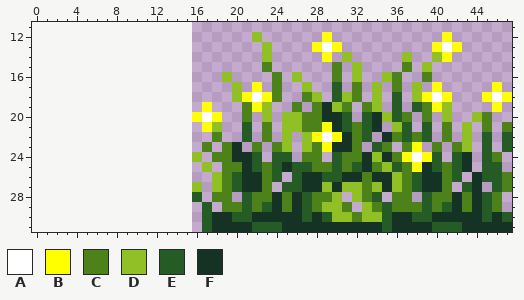
Two versions of one pixel-art file, Assets/Sprites/pixel-art-stuff/obstacle-brush-2.aseprite. The picture above is the old version.
32x32 pixels, 1 frame. Shown: x 0..47, y 11..31. The old version is drawn lined up with the new one, on the new canvas.
Palette (. is transparent): A #ffffff  B #ffff00  C #4d811a  D #91bf26  E #255b25  F #153324
Pixels before, first column x 16:
12 ......D......B...........B......
13 .......D....BAB.........BAB.....
14 .......D.....B.D.....D..DB......
15 .......C......C.D....C.D........
16 ...D....C.D...C.D..DC..C........
17 ....D.B.C..D..E.C.D.C.D.B.....B.
18 ....DBABC..CD.EDC.D.E.DBAB...BAB
19 .B...CBD..C.CFDC.CD.E.ECBD....B.
20 BAB..C.D.DDCCFFE.EFDEC.C.D..DC..
21 .BD..E.C.DDCCBFECEF.DE.E.C.D.C.C
22 ..C..E.C.D.DBABFCE.FCECE.C.D.E.E
23 .C.CF.C.CD.DCBFFC.EC.CB.C.CD.E.E
24 D.CCFFE.EE.CC.ECCFDFCBABE.EF.EC.
25 .D.CCFECEFEECCECEFCDECBFECEF.EE.
26 ..DCEFFCE.EFFEEFFCFFDCEFFCE.FEEC
27 D.DCEFFC.EEFFDFDDCDFDCEFFC.EF.EC
28 E.CC.ECCFCFECCD.DCE.CC.ECCFCFEC.
29 .E.CCECEFCFECDDC.DCECCCECEFCFEC.
30 .EFFEEFFFFFEFEDDCDDEFFEEFFFFFEFE
31 .EFFFFEEEFFFFFFFFFFEFFFFEEEFFFFF
Once edited:
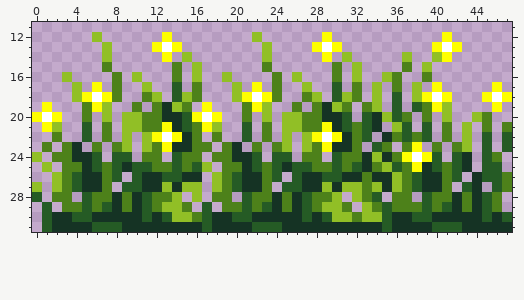
The exact change:
canvas 32x32 -> 48x32, the old top-left corner now at 16,0
y 12: x 6 . -> D; x 13 . -> B
y 13: x 7 . -> D; x 12..14 ... -> BAB
y 14: x 7 . -> D; x 13 . -> B; x 15 . -> D
y 15: x 7 . -> C; x 14 . -> C; x 16 . -> D
y 16: x 3 . -> D; x 8 . -> C; x 10 . -> D; x 14 . -> C; x 16 . -> D
y 17: x 4 . -> D; x 6 . -> B; x 8 . -> C; x 11 . -> D; x 14 . -> E; x 16 . -> C
y 18: x 4..8 ..... -> DBABC; x 11..12 .. -> CD; x 14..16 ... -> EDC
y 19: x 1 . -> B; x 5..7 ... -> CBD; x 10 . -> C; x 12..15 .... -> CFDC
y 20: x 0..2 ... -> BAB; x 5 . -> C; x 7 . -> D; x 9..15 ....... -> DDCCFFE
y 21: x 1..2 .. -> BD; x 5 . -> E; x 7 . -> C; x 9..16 ........ -> DDCCBFEC
y 22: x 2 . -> C; x 5 . -> E; x 7 . -> C; x 9 . -> D; x 11..16 ...... -> DBABFC
y 23: x 1 . -> C; x 3..4 .. -> CF; x 6 . -> C; x 8..9 .. -> CD; x 11..16 ...... -> DCBFFC
y 24: x 0 . -> D; x 2..6 ..... -> CCFFE; x 8..9 .. -> EE; x 11..12 .. -> CC; x 14..16 ..D -> ECC
y 25: x 1 . -> D; x 3..16 .............. -> CCFECEFEECCECE
y 26: x 2..8 ....... -> DCEFFCE; x 10..16 ....... -> EFFEEFF
y 27: x 0 . -> D; x 2..7 ...... -> DCEFFC; x 9..15 ....... -> EEFFDFD
y 28: x 0 . -> E; x 2..3 .. -> CC; x 5..14 .......... -> ECCFCFECCD; x 16 E -> D
y 29: x 1 . -> E; x 3..15 ............. -> CCECEFCFECDDC
y 30: x 1..16 ................ -> EFFEEFFFFFEFEDDC
y 31: x 1..16 ................ -> EFFFFEEEFFFFFFFF
Pixel boxes of the changes (left, top, right, bottom) in both pictures:
changed: (32, 32, 202, 232)
